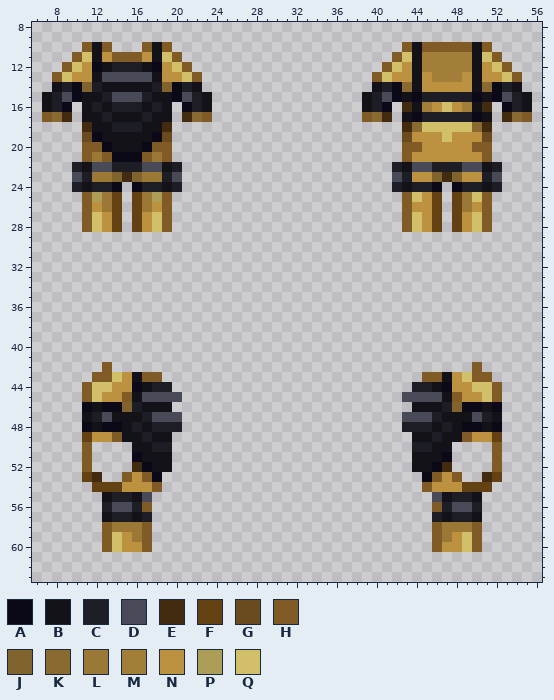
A pixel-art sprite gets an edit: Resources/Textures/_Scp/Clothing/OuterClothing/Armor/MTF/mh.rsi/equipped-OUTERCLOTHING.png. The picture above is the old version.
The file is 64x64 pixels. Colours within 5 levels of each other are drawn and written as one. Shown: x 6..56, y 8..63.
Palette (. is transparent): A #0b0817  B #121218  C #1d1d26  D #484a58  E #422b0e  F #644113  G #694b1f  H #805b25  J #80632d  K #896a30  L #9b7836  M #a27e38  N #bc9241  P #ac9e57  Q #d1c069
Pixels before (only the part around the change), first column x 6:
 8 ...................................................
 9 ...................................................
10 .....HBH...HBH.......................HBHHHHHBH.....
11 ....HQBNHHHNBQH.....................HQBMMMMMBQH....
12 ...HQNABCCCBANQH...................HQNBMMMMMBNQH...
13 ..HQNNBDDDDDBNNQH.................HQNNBNMMMNBNNQH..
14 ..BCAJCBBBBBCJACB.................BCAKBNNNNNBKACB..
15 .BCDABBCDDDCBBADCB...............BCDABACCCCCABADCB.
16 .BCA.BCBCCCBCB.ACB...............BCA.EBMNQNMBE.ACB.
17 .HKE.BBCBBBCBB.EKH...............HKE.BACCCCCAB.EKH.
18 .....EBBCCCBBE.......................EKQQQQQKE.....
19 .....GABBBBBAG.......................GNNNQNNNG.....
20 .....HHABBBAHH.......................HHNNNNNHH.....
21 .....HLHAAAHLH.......................HNNNNNNNH.....
22 ....CBDDCCCDDBC.....................CBDDCCCDDBC....
23 ....DCLLJEJLLCD.....................DCNNJEJNNCD....
24 ....CBCCA.ACCBC.....................CBCCA.ACCBC....
25 .....HPLF.FLPH.......................HQNF.FLQH.....
26 .....HNLF.FLNH.......................HNNF.FLNH.....
27 .....HQNF.FNQH.......................HQNF.FNQH.....
28 .....HQNF.FNQH.......................HQNF.FNQH.....
29 ...................................................
30 ...................................................
31 ...................................................
32 ...................................................
33 ...................................................
34 ...................................................
35 ...................................................
36 ...................................................
37 ...................................................
38 ...................................................
39 ...................................................
40 ...................................................
41 ...................................................
42 .......H....................................H......
43 ......HHQNBHH..........................HHBNQHH.....
44 .....HQQNNABCC........................CCBANNQQH....
45 .....HQNNHBDDDD......................DDDDBHNNQH....
46 .....ABAAJCBBB........................BBBCJAABA....
47 .....BCDBBBCDDD......................DDDCBBBDCB....
48 .....ABAABCBCCC......................CCCBCBAABA....
49 .....FNNHBBCBB........................BBCBBHNNF....
50 .....H....BBCC........................CCBB....H....
51 .....H....ABBB........................BBBA....H....
52 .....H....EABB........................BBAE....H....
53 .....FE..HNHA..........................AHNH..EF....
54 ......FFFNNNH..........................HNNNFFF.....
55 .......BCCBD............................DBCCB......
56 .......CDDCH............................HCDDC......
57 .......BCCBC............................CBCCB......
58 .......HLLLH............................HLLLH......
59 .......HQNLH............................HLNQH......
60 .......HQNNH............................HNNQH......
61 ...................................................
62 ...................................................
63 ...................................................
Now the later version:
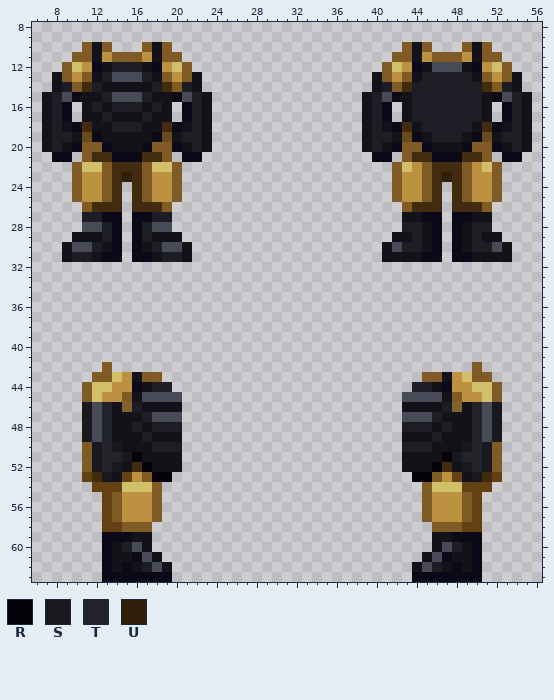
Colours new in this view: R #050309  S #18181e  T #23232b  U #2f1f09
The exact change:
Changed rows in their new state; - is an unchanged pixel.
first column x 7:
10 ---------------------------------------...-------
11 ----H-------H-----------------------H-NHHHN-H----
12 -------------------------------------ABDDDBA-----
13 -BH-H-C---C-H-HB-----------------BH-H-CCCCC-H-HB-
14 ---HE-------EH---------------------HECCCCCCCEH---
15 -------------------------------------C-----C-----
16 ------------------------------------BCCCCCCCB----
17 BCA-----------ACB---------------BCA--C-----C--ACB
18 BCBA---------ABCB---------------BCBA-BCCCCCB-ABCB
19 BCCB---------BCCB---------------BCCB-ABCCCBA-BCCB
20 BCBA---------ABCB---------------BCBA--ABBBA--ABCB
21 -AA--EE---EE--AA-----------------AA--EEAAAEE--AA-
22 ---HQQHEEEHQQH---------------------HQNHEEEHNQH---
23 ---HNNHEUEHNNH---------------------HN-HEUEH-NH---
24 ---HNNHE-EHNNH---------------------HNNHE-EHNNH---
25 ---HNNHE-EHNNH---------------------HNNHE-EHNNH---
26 -----EEE-EEE-------------------------EEE-EEE-----
27 ----CCAA-AACC-----------------------BBAA-AABB----
28 ----DDCA-ACDD-----------------------CCBA-ABCC----
29 ---BBBCA-ACBBB---------------------BBCBA-ABCBB---
30 --BDDCBA-ABCDDB-------------------BDCCBA-ABCCDB--
31 --BCCBAA-AABCCB-------------------BBBBAA-AABBBB--
first column x 11:
46 SDTB-----B----------------------B-----BTDS
47 SDT------------------------------------TDS
48 SDTB----------------------------------BTDS
49 SDTB-----B----------------------B-----BTDS
50 -STSB----C----------------------C----BSTS-
51 -STTSR---B----------------------B---RSTTS-
52 -STSB-R--B----------------------B--R-BSTS-
53 --SBF--RR------------------------RR--FBS--
54 ----QQQ----------------------------QQQ----
55 --FHNNNH--------------------------HNNNHF--
56 --FHNNNH--------------------------HNNNHF--
57 --FHNNNH--------------------------HNNNHF--
58 --FFHH------------------------------HHFF--
59 --AAABB----------------------------BBAAA--
60 --ABCDB----------------------------BDCBA--
61 --ABBADB--------------------------BDABBA--
62 --ABABCDB------------------------BDCBABA--
63 --AAAAAAA------------------------AAAAAAA--
